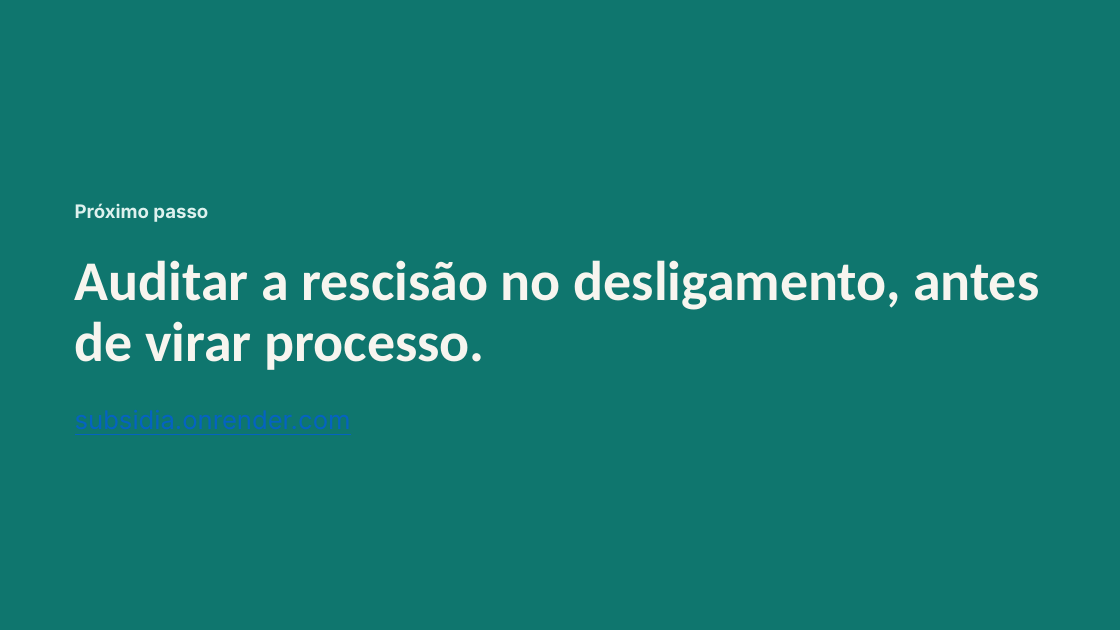
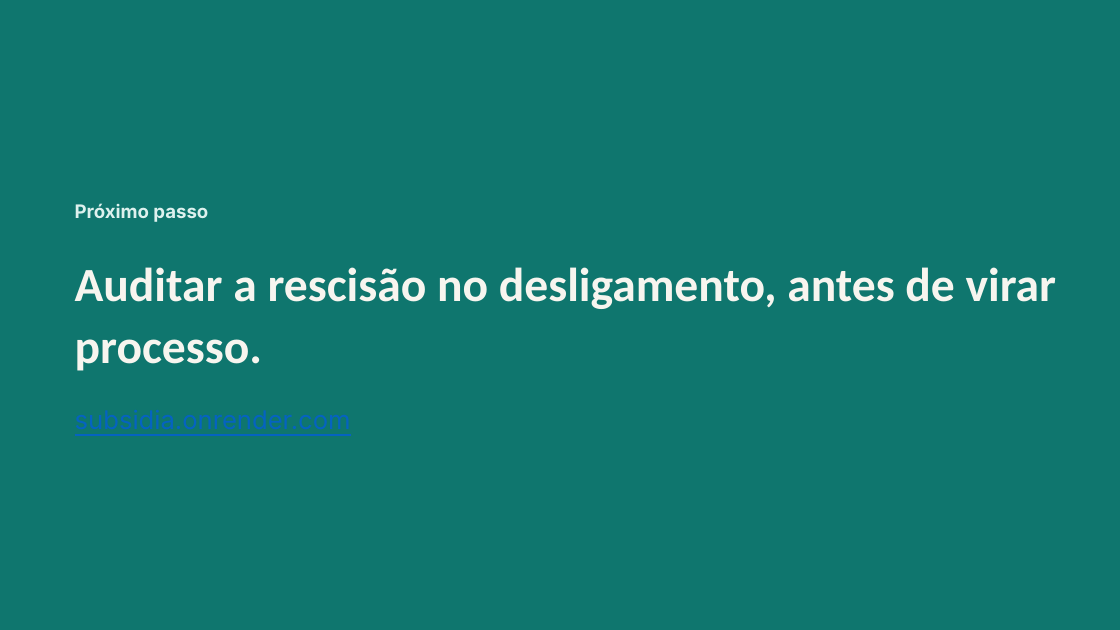
Before and after one commit to hugo-ryanf/subsidia, a slide deck: slide 7 of Subsídia Pitch.pptx (slide 8 before the commit). Drawn at 1120x630 pixels with LibreOffice and Linux fonts; fonts in the diff are those of the drawing. Boxes give left, top, right and bottom in pixels: in the first picture for what was removed or moved away, otherwise in the second. Text is boxed around its words. In the diff, an @@ line names an element or a change of style, - is before the commit and + after.

```diff
--- a/Subsídia Pitch.pptx
+++ b/Subsídia Pitch.pptx
@@ title "Auditar a rescisão no desligamento, ..." at [75, 267, 1056, 371]: size 48 to 40.8 pt @@
```
Also in this commit, not shown: 2 other slides changed, 1 slide removed.
